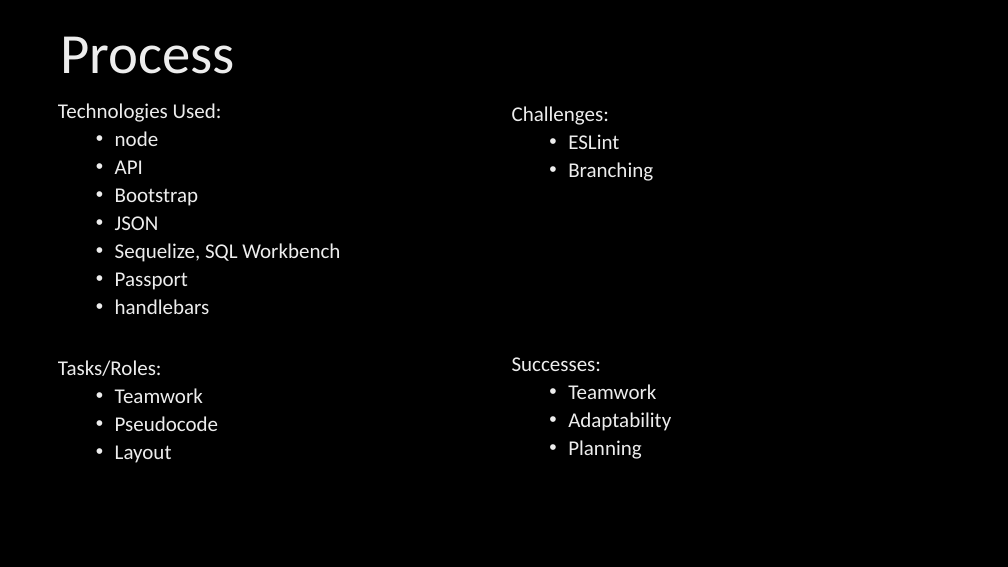
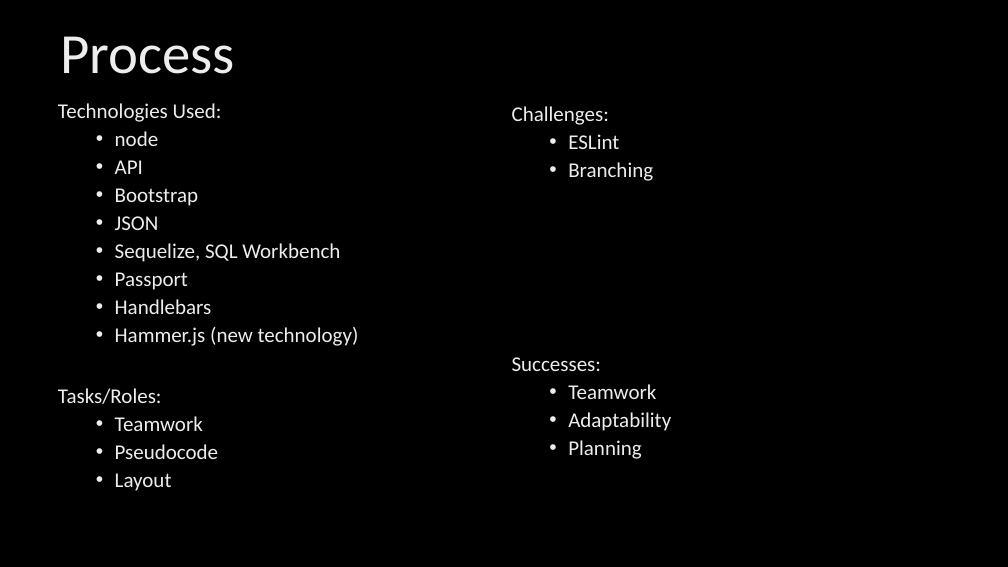
Before and after one commit to DesCoding/Project2, a slide deck: slide 4 of assets/PuppyLove.pptx. Drawn at 1008x567 pixels with LibreOffice and Linux fonts; fonts in the diff are those of the drawing; background and template pictures are left out. Boxes give left, top, right and bottom in pixels: in the first picture for what was removed or moved away, otherwise in the second. Text is boxed around its words. In the diff, an @@ line names an element or a change of style, - is before the commit and + after.

```diff
--- a/assets/PuppyLove.pptx
+++ b/assets/PuppyLove.pptx
@@ text at box(115, 299, 359, 346): text changed @@
-  • handlebars
+  • Handlebars
+  • Hammer.js (new technology)
```
Also in this commit, not shown: 1 other file.
